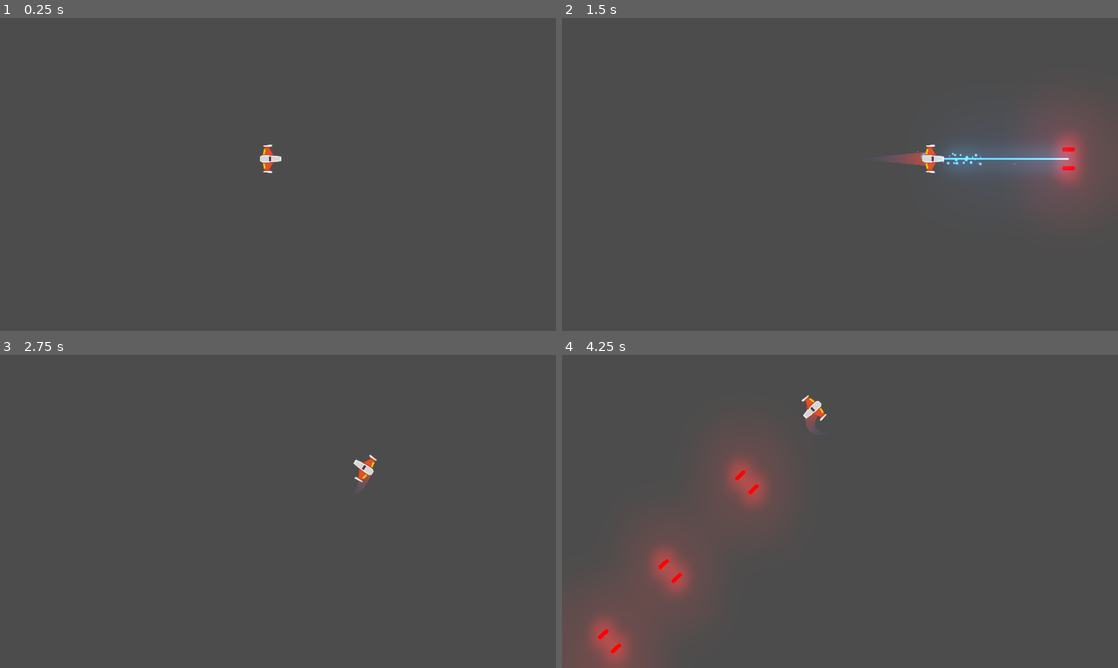
Above: before the commit, frames 1-4 (two rows, left to right).
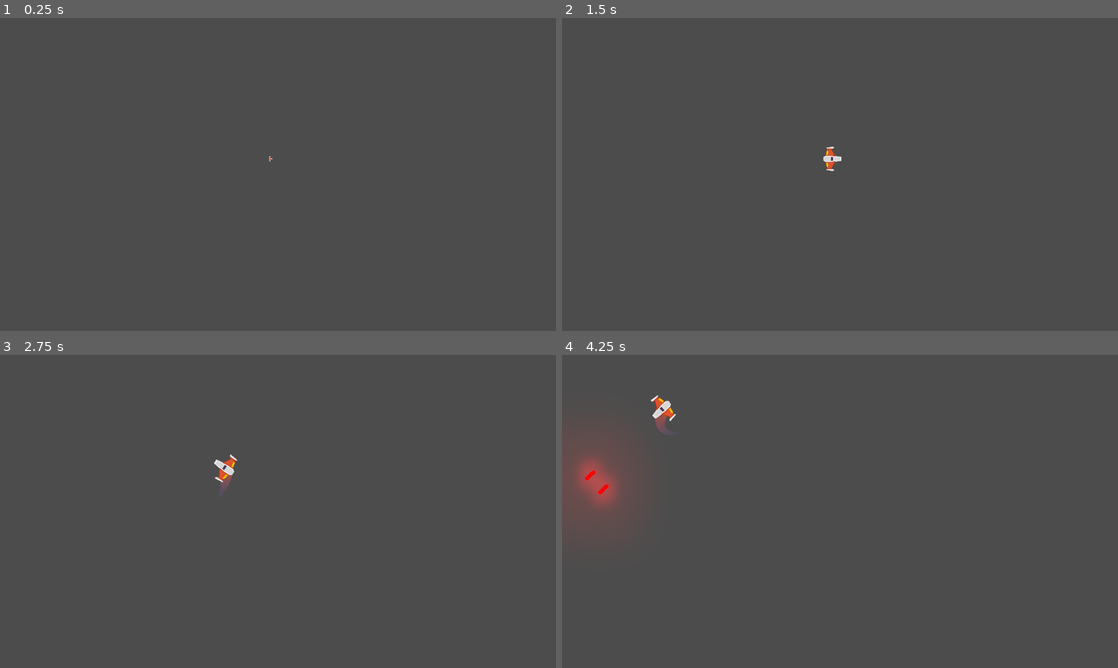
Above: after the commit, the same moments.

Repository: nicow222/MeteoritosGodot
Game: Godot game, scene res://Juego/Niveles/NivelTest.tscn
Same seed, same stepped clock (60 frames per second), same inputs: the game is played once before the commit and once after it.
Inputs (mouse positions are in pixels of both pictures, inside the frame that each line leads up to):
- Up to frame 1 (0.25 s): no input
- Up to frame 2 (1.5 s): tap Enter at 0.5 s; move the mouse to (962, 158) at 0.52 s; hold W (mover_adelante) 0.53-1.28 s; hold Space (disparo_principal) 0.53-1.28 s; move the mouse to (728, 190) at 1.27 s; hold S (mover_atras) from 1.28 s (still down); right-click (728, 190) at 1.35 s
- Up to frame 3 (2.75 s): move the mouse to (333, 442) at 2.02 s; release S (mover_atras) at 2.03 s; hold W (mover_adelante) from 2.03 s (still down); hold A (rotar_antihorario) from 2.03 s (still down)
- Up to frame 4 (4.25 s): move the mouse to (812, 574) at 2.77 s; release A (rotar_antihorario) at 2.78 s; tap D (rotar_horario) at 2.85 s; move the mouse to (1006, 558) at 3.52 s; release W (mover_adelante) at 3.53 s; hold S (mover_atras) from 3.53 s (still down); hold Space (disparo_principal) from 3.53 s (still down)

The runs differ from the first frame. In frame 1, 0.2% of the frame differs, in the area x 46-51%, y 40-50%; in frame 2, 4.2%; in frame 3, 0.5%; in frame 4, 9.5%, in the area x 0-48%, y 12-100%.

Commit message:
spawn animation

Diff:
--- a/Juego/Naves/Player/Player.gd
+++ b/Juego/Naves/Player/Player.gd
@@ -2,6 +2,8 @@
 class_name Player
 extends RigidBody2D
 
+## Enums
+enum ESTADO {SPAWN, VIVO, INVENCIBLE, MUERTO}
 
 # Atributos Export
 export var potencia_motor:int = 20
@@ -11,15 +13,24 @@
 #Atributos
 var empuje:Vector2  = Vector2.ZERO
 var dir_rotacion:int = 0
+var estado_actual:int = ESTADO.SPAWN
 
 #Atributos onready
 onready var canion:Canion = $Canion
 onready var laser:RayoLaser = $LaserBeam2D
 onready var estela:Estela = $EstelaPuntoInicio/Estela
 onready var motor_sfx:Motor = $MotorSFX
+onready var colisionador:CollisionShape2D = $CollisionShape2D
+
+func _ready() -> void:
+	controlador_estados(estado_actual)
 
 ## Metodos
 func _unhandled_input(event: InputEvent) -> void:
+
+	if not esta_input_activo():
+		return
+
 	#Disparo Rayo
 	if event.is_action_pressed("disparo_secundario"):
 		laser.set_is_casting(true)
@@ -46,7 +57,31 @@
 	player_input()
 
 ## Metodos Custom
+
+func controlador_estados(nuevo_estado: int) -> void:
+	match nuevo_estado:
+		ESTADO.SPAWN:
+			colisionador.set_deferred("disabled", true)
+			canion.set_puede_disparar(false)
+		ESTADO.VIVO:
+			colisionador.set_deferred("disabled", false)
+			canion.set_puede_disparar(true)
+		ESTADO.INVENCIBLE:
+			colisionador.set_deferred("disabled", true)
+		ESTADO.MUERTO:
+			colisionador.set_deferred("disabled",true)
+			canion.set_puede_disparar(true)
+			queue_free()
+		_:
+			printerr("Error de estado")
+	estado_actual = nuevo_estado
+
+
 func player_input() -> void:
+
+	if not esta_input_activo():
+		return
+
 	#Empuje
 	empuje = Vector2.ZERO
 	if Input.is_action_pressed("mover_adelante"):
@@ -67,3 +102,14 @@
 
 	if Input.is_action_just_released("disparo_principal"):
 		canion.set_esta_disparando(false)
+
+func esta_input_activo() -> bool:
+	if estado_actual in [ESTADO.MUERTO, ESTADO.SPAWN]:
+		return false
+	return true
+
+## Señales internas
+
+func _on_AnimationPlayer_animation_finished(anim_name: String) -> void:
+	if anim_name == "spawn":
+		controlador_estados(ESTADO.VIVO)
--- a/Juego/Naves/Player/Player.tscn
+++ b/Juego/Naves/Player/Player.tscn
@@ -11,6 +11,64 @@
 
 [sub_resource type="CircleShape2D" id=1]
 radius = 37.054
+
+[sub_resource type="Animation" id=2]
+length = 0.001
+tracks/0/type = "value"
+tracks/0/path = NodePath("Sprite:position")
+tracks/0/interp = 1
+tracks/0/loop_wrap = true
+tracks/0/imported = false
+tracks/0/enabled = true
+tracks/0/keys = {
+"times": PoolRealArray( 0 ),
+"transitions": PoolRealArray( 1 ),
+"update": 0,
+"values": [ Vector2( 0, 0 ) ]
+}
+tracks/1/type = "value"
+tracks/1/path = NodePath("Sprite:scale")
+tracks/1/interp = 1
+tracks/1/loop_wrap = true
+tracks/1/imported = false
+tracks/1/enabled = true
+tracks/1/keys = {
+"times": PoolRealArray( 0 ),
+"transitions": PoolRealArray( 1 ),
+"update": 0,
+"values": [ Vector2( 1, 1 ) ]
+}
+
+[sub_resource type="Animation" id=3]
+resource_name = "default"
+tracks/0/type = "value"
+tracks/0/path = NodePath("Sprite:scale")
+tracks/0/interp = 1
+tracks/0/loop_wrap = true
+tracks/0/imported = false
+tracks/0/enabled = true
+tracks/0/keys = {
+"times": PoolRealArray( 0 ),
+"transitions": PoolRealArray( 1 ),
+"update": 0,
+"values": [ Vector2( 1, 1 ) ]
+}
+
+[sub_resource type="Animation" id=4]
+resource_name = "spawn"
+length = 1.6
+tracks/0/type = "value"
+tracks/0/path = NodePath("Sprite:scale")
+tracks/0/interp = 1
+tracks/0/loop_wrap = true
+tracks/0/imported = false
+tracks/0/enabled = true
+tracks/0/keys = {
+"times": PoolRealArray( 0, 0.6, 0.8, 1, 1.2, 1.4, 1.6 ),
+"transitions": PoolRealArray( 1, 1, 1, 1, 1, 1, 1 ),
+"update": 0,
+"values": [ Vector2( 1e-05, 1e-05 ), Vector2( 0.4, 0.4 ), Vector2( 0.7, 0.7 ), Vector2( 0.5, 0.5 ), Vector2( 0.8, 0.8 ), Vector2( 0.7, 0.7 ), Vector2( 1, 1 ) ]
+}
 
 [node name="Player" type="RigidBody2D"]
 z_index = 50
@@ -57,4 +115,12 @@
 
 [node name="Tween" type="Tween" parent="MotorSFX"]
 
+[node name="AnimationPlayer" type="AnimationPlayer" parent="."]
+autoplay = "spawn"
+anims/RESET = SubResource( 2 )
+anims/default = SubResource( 3 )
+anims/spawn = SubResource( 4 )
+
+[connection signal="animation_finished" from="AnimationPlayer" to="." method="_on_AnimationPlayer_animation_finished"]
+
 [editable path="Canion"]
--- a/Juego/Niveles/NivelTest.tscn
+++ b/Juego/Niveles/NivelTest.tscn
@@ -11,9 +11,6 @@
 [node name="Player" parent="." instance=ExtResource( 1 )]
 gravity_scale = 0.0
 can_sleep = false
-potencia_motor = 20
-potencia_rotacion = 280
-estela_maxima = 150
 
 [node name="WorldEnvironment" type="WorldEnvironment" parent="."]
 environment = ExtResource( 3 )
--- a/Juego/Proyectiles/Canion.gd
+++ b/Juego/Proyectiles/Canion.gd
@@ -12,6 +12,7 @@
 onready var disparo_sfx:AudioStreamPlayer2D = $DisparoSFX
 onready var esta_enfriado:bool = true
 onready var esta_disparando:bool = false setget set_esta_disparando
+onready var puede_disparar:bool = false setget set_puede_disparar
 
 ## Atributos
 var puntos_disparo:Array = []
@@ -19,6 +20,8 @@
 ## Setters y Getters
 func set_esta_disparando(disparando: bool) -> void:
 	esta_disparando = disparando
+func set_puede_disparar(duenio_puede: bool) -> void:
+	puede_disparar = duenio_puede
 
 ## Metodos
 func _ready() -> void:
Not shown: 1 places in Juego/Naves/Player/Player.tscn that only renumber resources
